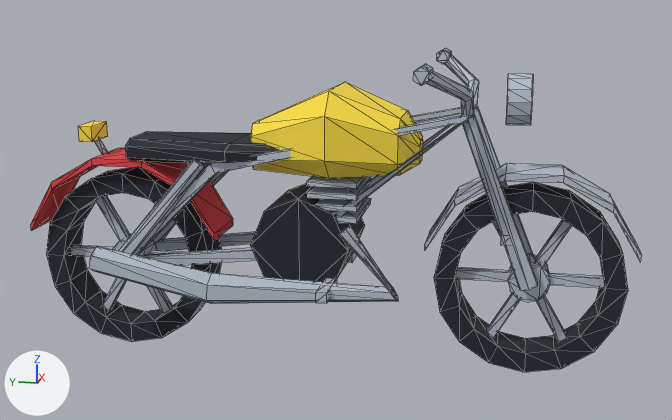
Before and after pictures for a commit that changed the glTF model packs/base/assets/models/bikes/rustbucket-400.glb.
Before and after are seen from a camera (50 mm lens) standing at (-3.13, -0.67, 1.31) and looking at (0.01, -0.04, 0.52). Every picture has the same lights, and +X, +Y and +Z are marked at lower left. The older version comes first. Mesh edges are drawn as thin lines. Where no turn or scale is listed for an object, it has been applied to the vertices. Vertices at exactly the same position are counted once.

In view in the first picture: 'bike_body', 'fork_mesh', 'wheel_front', 'wheel_rear'.
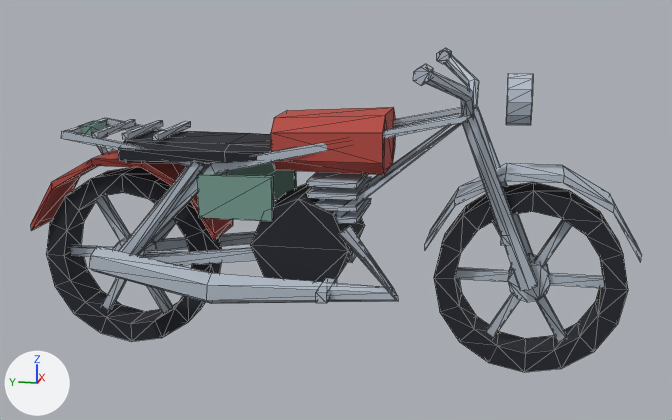
Patch to the scene script:
```diff
--- a/packs/base/assets/models/bikes/rustbucket-400.glb.py
+++ b/packs/base/assets/models/bikes/rustbucket-400.glb.py
@@ mat_paint_primary @@
 mat_paint_primary = principled_material('paint_primary')
-mat_paint_primary.base_color = (0.815, 0.0578, 0.0648)  # red #e94448
+mat_paint_primary.base_color = (0.474, 0.0704, 0.0561)  # red #b74b43
 mat_paint_primary.roughness = 0.9
@@ mat_paint_secondary @@
 mat_paint_secondary = principled_material('paint_secondary')
-mat_paint_secondary.base_color = (1.0, 0.753, 0.0578)  # yellow #ffe144
+mat_paint_secondary.base_color = (0.188, 0.337, 0.287)  # greyish green #789d92
 mat_paint_secondary.roughness = 0.9
@@ me_bike_body @@
 # used by ob_bike_body; location = (0.0, 0.0, 0.0)
-me_bike_body.from_pydata(...)  # 246 vertices, 424 faces; spans x -0.32..0.32, y -0.52..1.07, z 0.24..0.96
+me_bike_body.from_pydata(...)  # 294 vertices, 488 faces; spans x -0.32..0.32, y -0.52..1.07, z 0.24..0.89
+# me_bike_body part 1: a new loose piece, a box spanning x -0.175..-0.145, y 0.14..0.4, z 0.52..0.67, in mat_paint_secondary (greyish green #789d92)
+# me_bike_body part 2: a new loose piece, a box spanning x 0.145..0.175, y 0.14..0.4, z 0.52..0.67, in mat_paint_secondary (greyish green #789d92)
+# me_bike_body part 3: a new loose piece, a box spanning x -0.16..0.16, y 0.869..0.891, z 0.779..0.801, in mat_rim (light grey #b5bfcb)
+# me_bike_body part 4: a new loose piece, a box spanning x -0.16..0.16, y 0.759..0.781, z 0.779..0.801, in mat_rim (light grey #b5bfcb)
+# me_bike_body part 5: a new loose piece, a box spanning x -0.16..0.16, y 0.649..0.671, z 0.779..0.801, in mat_rim (light grey #b5bfcb)
+# me_bike_body part 6: a new loose piece, a box spanning x -0.16..0.16, y 0.539..0.561, z 0.779..0.801, in mat_rim (light grey #b5bfcb)
+# me_bike_body part 7: the loose piece of 32 vertices spanning x -0.22..0.22, y -0.34..0.24, z 0.67..0.96 is rebuilt with 16 vertices and now spans x -0.16..0.16, y -0.23..0.15, z 0.68..0.88, in mat_paint_primary (red #b74b43)
+# me_bike_body part 8: 1 vertex moved from x -0.12, y 0.68, z 0.71 to x -0.18, y 0.68, z 0.71; 7 vertices removed from x -0.12..0.12, y 0.68, z 0.69..0.77; 23 vertices added at x -0.18..0.18, y 0.42..0.89, z 0.69..0.8
 me_bike_body.materials.append(mat_paint_primary)
```

Boxes (x1, y1, x2, y2) around the edits, measured in the pictures (672 x 420 px):
'bike_body', recoloured, reshaped (11% shorter)
    before: (31, 82, 472, 304)
    after: (31, 107, 472, 304)
part 1 of me_bike_body, added
    after: (197, 173, 274, 221)
part 2 of me_bike_body, added
    after: (227, 162, 297, 199)
part 3 of me_bike_body, added
    after: (66, 119, 107, 134)
part 4 of me_bike_body, added
    after: (92, 119, 136, 138)
part 5 of me_bike_body, added
    after: (122, 120, 163, 140)
part 6 of me_bike_body, added
    after: (153, 121, 191, 141)
part 7 of me_bike_body, rebuilt (27% narrower, 29% shorter)
    before: (251, 82, 423, 178)
    after: (271, 107, 396, 175)
part 8 of me_bike_body, built on
    before: (125, 131, 249, 163)
    after: (61, 118, 249, 166)
